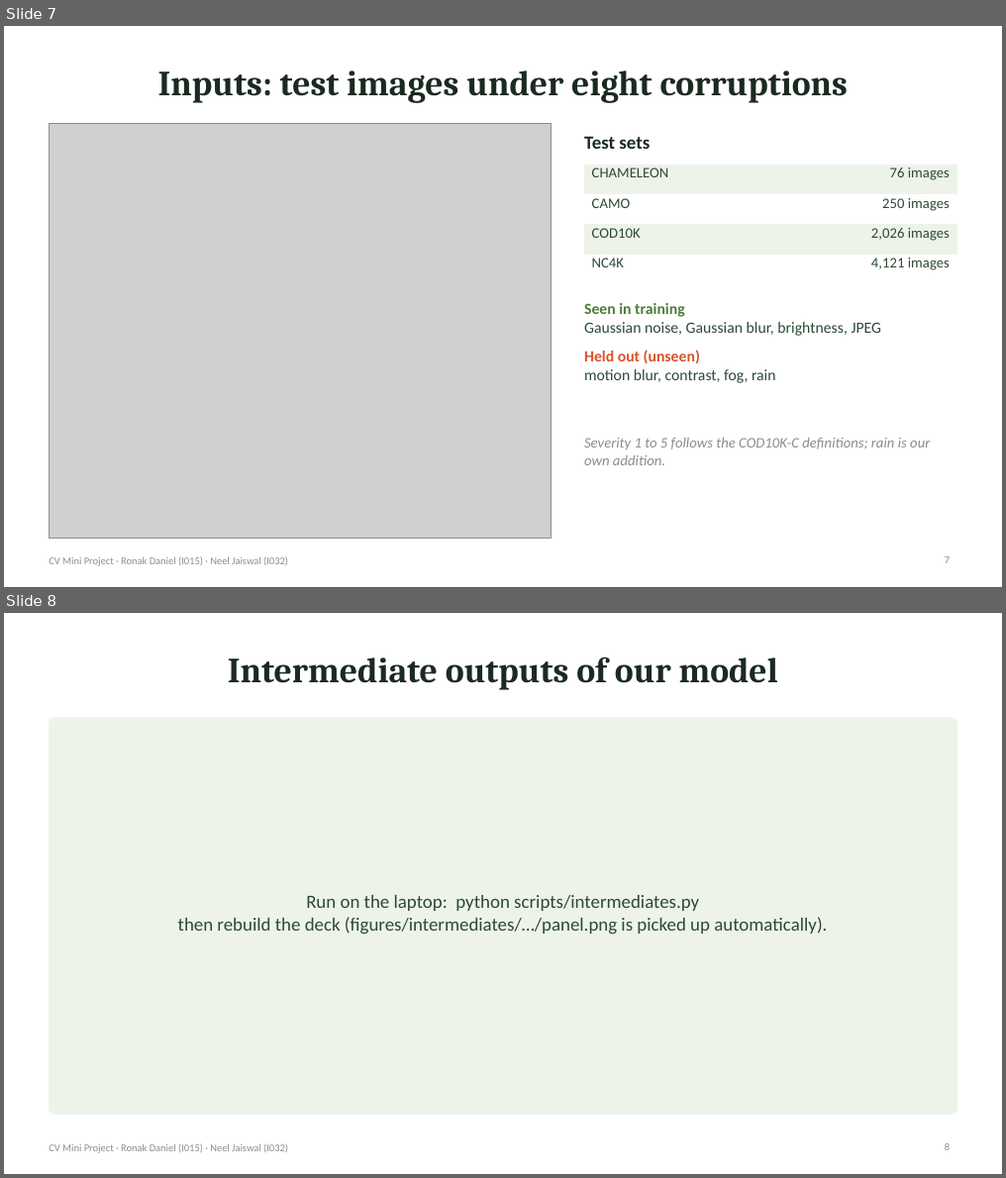
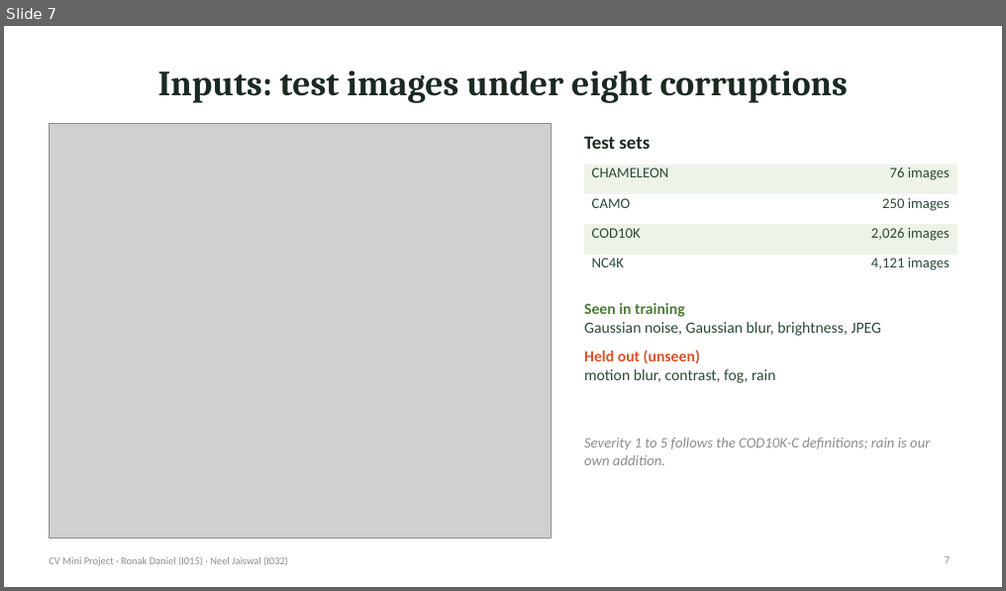
Before and after one commit to Neel-Ronak-Org/VFM-CV, a slide deck: presentation/CV_mini_project_I015_I032.pptx. Shown one above the other, each under a label of ours: slides 7 and 8 before the commit, slide 7 after it. The pictures are 1006x1178 and 1006x591 pixels, drawn with LibreOffice and Linux fonts; fonts in the diff are those of the drawing; grey boxes stand for pictures. Boxes give left, top, right and bottom in pixels: in the first picture for what was removed or moved away, otherwise in the second. Text is boxed around its words. In the diff, an @@ line names an element or a change of style, - is before the commit and + after.

```diff
--- a/presentation/CV_mini_project_I015_I032.pptx
+++ b/presentation/CV_mini_project_I015_I032.pptx
@@ slide 8 removed at (x1=4, y1=613, x2=1002, y2=1174), background #FFFFFF; not listed: 1 template element that a slide beside it also shows @@
@@ title removed at (x1=228, y1=657, x2=778, y2=690) @@
-Intermediate outputs of our model
@@ rounded rectangle removed at (x1=49, y1=718, x2=957, y2=1115) @@
@@ text removed at (x1=178, y1=895, x2=827, y2=935) @@
-Run on the laptop: python scripts/intermediates.py
-then rebuild the deck (figures/intermediates/…/panel.png is picked up automatically).
@@ page number removed at (x1=944, y1=1144, x2=949, y2=1151) @@
-8
```
Also in this commit, not shown: 1 slide changed, 4 slides added, 9 other files.
